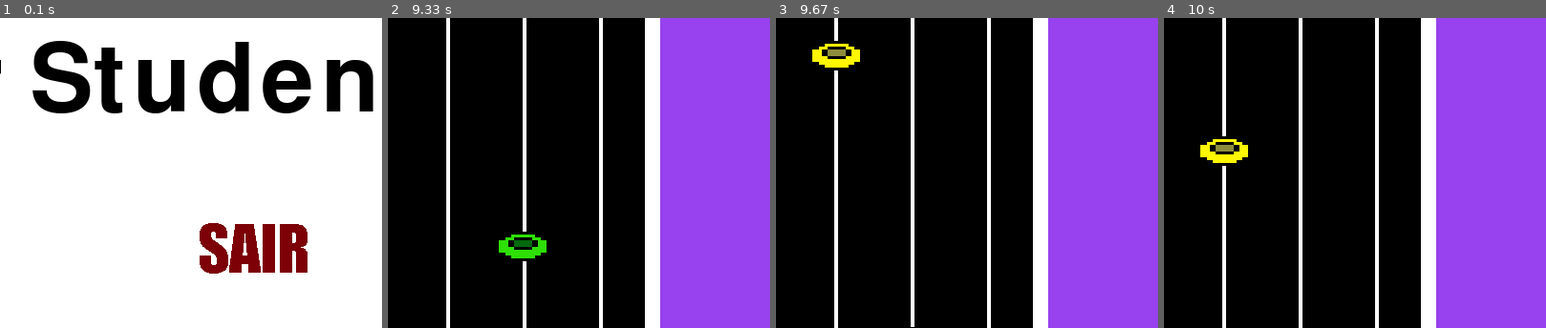
Above: before the commit, frames 1-4 (left to right).
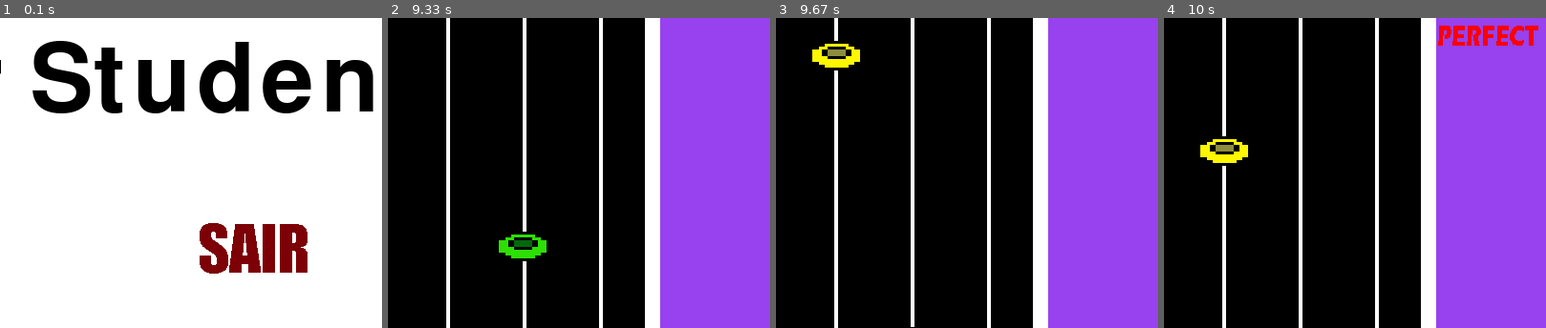
Above: after the commit, the same moments.

Repository: claraluques/projeto-dsoft
Game: pygame game, started from pygame tutorial.py
Same seed, same stepped clock (60 frames per second), same inputs: the game is played once before the commit and once after it.
Inputs (mouse positions are % of the whole screen's width and height, from its top left):
- Up to frame 1 (0.1 s): no input
- Up to frame 2 (9.33 s): click (25, 77) at 0.38 s; click "Baile" at 0.75 s; tap T at 1 s; tap E at 3.83 s
- Up to frame 3 (9.67 s): no input
- Up to frame 4 (10 s): tap R at 9.67 s
The pictures show only the part of the screen within x 42-92%, y 40-90%; the shares and areas given below are measured in that part.

Frames 1-3 are identical in both runs. In frame 4, 1.0% of the frame differs, in the area x 71-98%, y 2-9%.

Commit message:
coloquei o perfect na tela!

Diff:
--- a/classe_teclas.py
+++ b/classe_teclas.py
@@ -42,16 +42,16 @@
         d = -d
 
     status = None
-    if d < 100:
+    if d < 5:
         print('PERFECT')
         score +=3
         status = "PERFECT"
         print("SCORE: {0}".format(score))
-    elif d < 20:
+    elif d < 15:
         print ("VERY GOOD")
         score += 2
         print("SCORE: {0}".format(score))
-    elif d < 30:
+    elif d < 25:
         print ("GOOD")
         score += 1
         print("SCORE: {0}".format(score))
--- a/pygame tutorial.py
+++ b/pygame tutorial.py
@@ -48,8 +48,8 @@
 
 modo = -1
 
-PerfectImg = pygame.image.load('Perfect.sprite.png')
-PerfectImg = pygame.transform.scale(PerfectImg, (100,100))
+PerfectImg = pygame.image.load('PERFECT.png')
+PerfectImg = pygame.transform.scale(PerfectImg, (500,500))
 
 def bot(x,y,Img):
     botImg = pygame.image.load(Img)
@@ -387,18 +387,14 @@
                 if event.key == pygame.K_DOWN or event.key == pygame.K_UP:
                     y_change = 0
 
-        if score == 100:
-            ganhou = True
-        if ganhou == True:
-            crashed = True
 
         if status == "PERFECT":
             count_perfect = 0
 
         if count_perfect >= 0:
-            print("funcionou")
+            gameDisplay.blit(PerfectImg,(550,100))
             count_perfect += 1
-            if count_perfect > 100:
+            if count_perfect > 50:
                 print("parei")
                 count_perfect = -1
 
